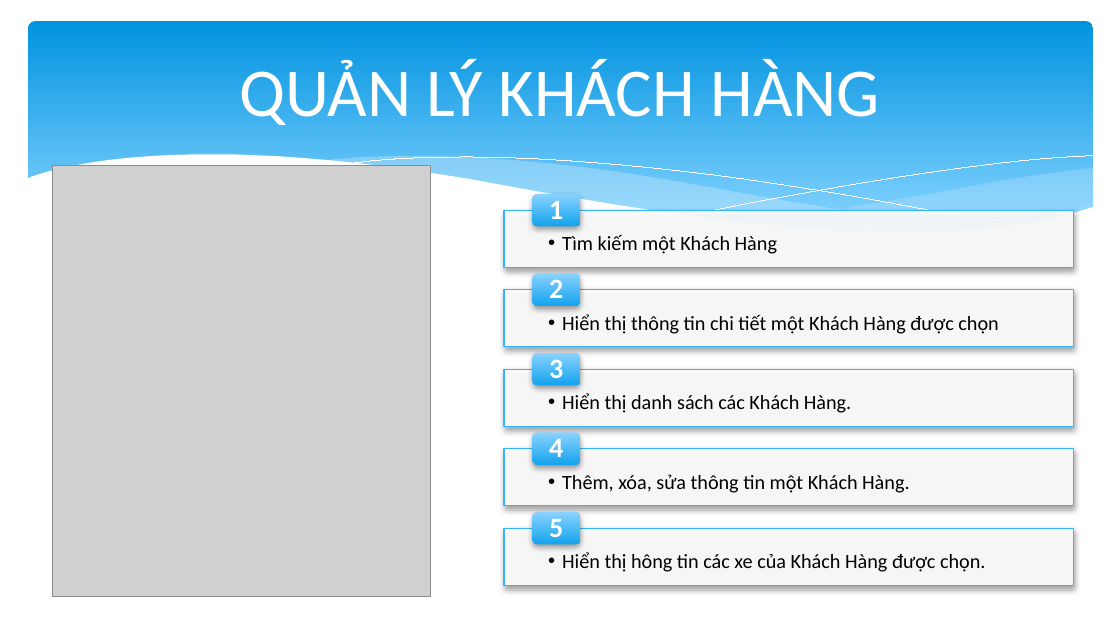
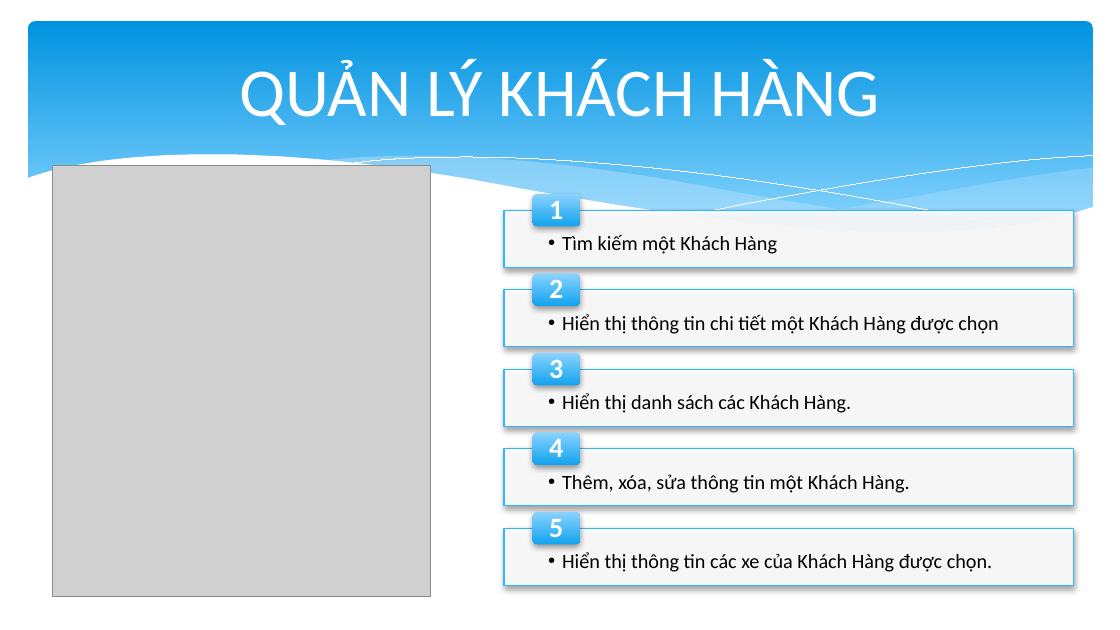
Before and after one commit to quoctrungdh/TaxiApp, a slide deck: slide 19 of BaoCao.pptx. Drawn at 1120x630 pixels with LibreOffice and Linux fonts; fonts in the diff are those of the drawing; grey boxes stand for pictures. Boxes give left, top, right and bottom in pixels: in the first picture for what was removed or moved away, otherwise in the second. Text is boxed around its words. In the diff, an @@ line names an element or a change of style, - is before the commit and + after.

Commit message:
Update

```diff
--- a/BaoCao.pptx
+++ b/BaoCao.pptx
@@ text at box(562, 552, 992, 572): text changed @@
-  •• Hiển thị hông tin các xe của Khách Hàng được chọn.
+  •• Hiển thị thông tin các xe của Khách Hàng được chọn.
```
Also in this commit, not shown: 2 other slides changed.
